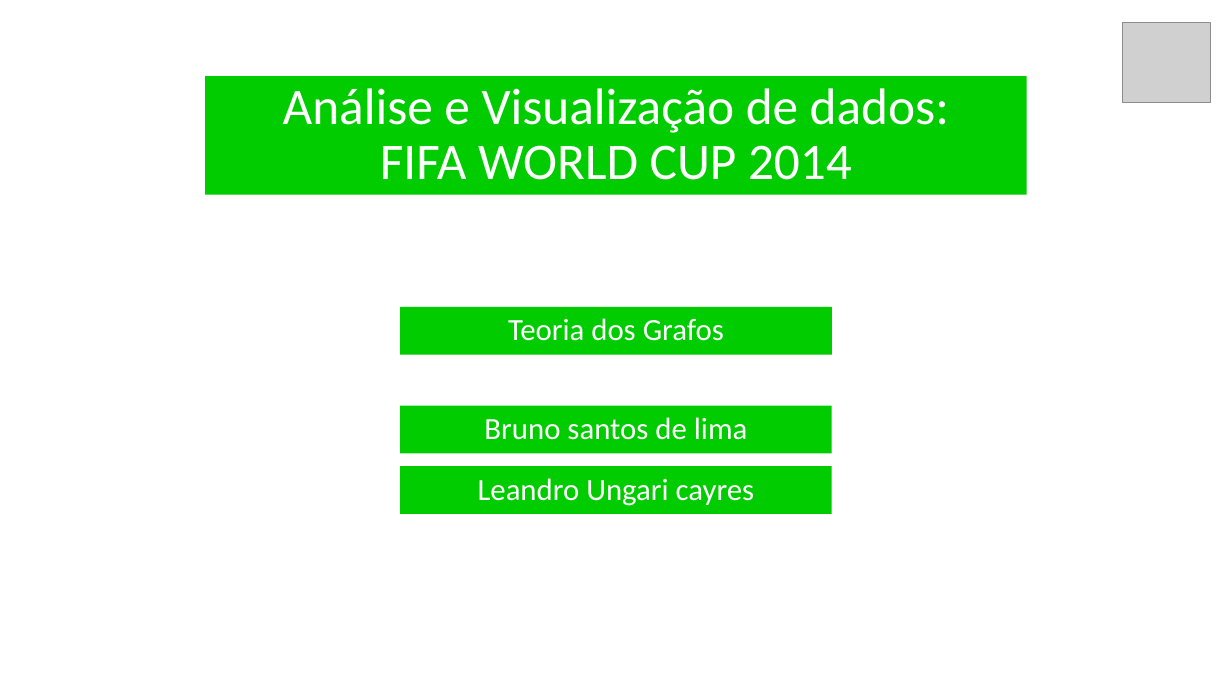
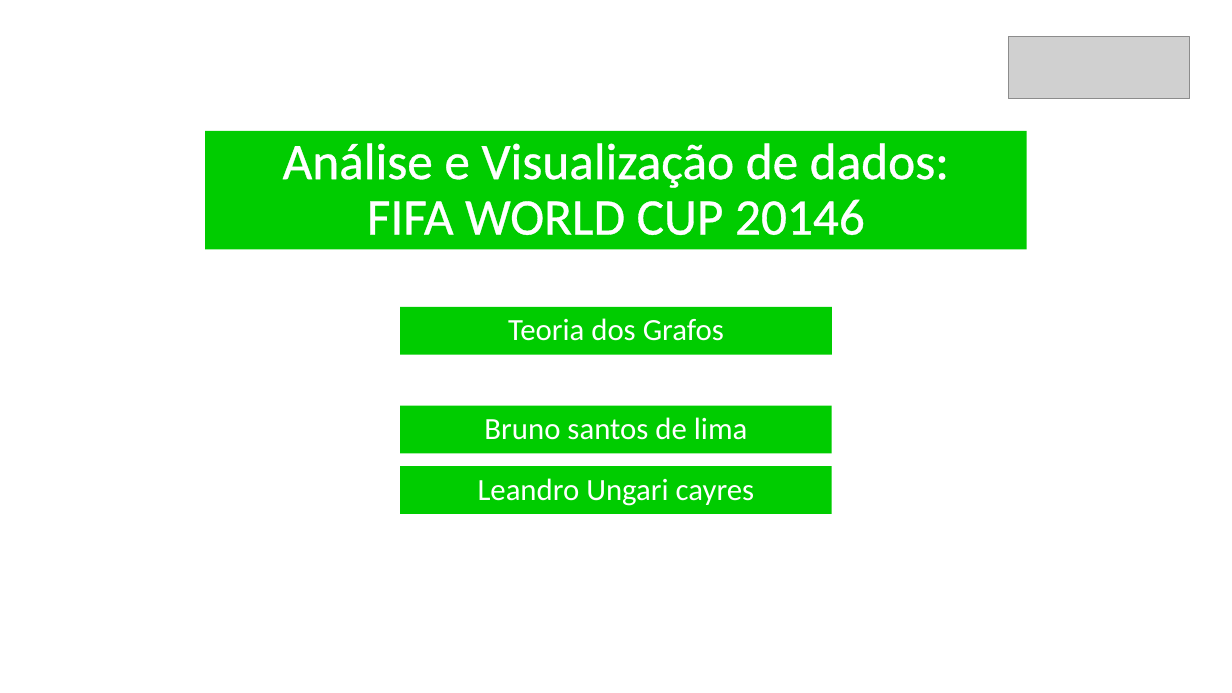
Before and after one commit to leandroungari/fctpp-grafos-sistema, a slide deck: slide 1 of apresentacao/Apresentacao.pptx. Drawn at 1232x693 pixels with LibreOffice and Linux fonts; fonts in the diff are those of the drawing; grey boxes stand for pictures. Boxes give left, top, right and bottom in pixels: in the first picture for what was removed or moved away, otherwise in the second. Text is boxed around its words. In the diff, an @@ line names an element or a change of style, - is before the commit and + after.

```diff
--- a/apresentacao/Apresentacao.pptx
+++ b/apresentacao/Apresentacao.pptx
@@ picture removed at box(1122, 23, 1211, 103) @@
@@ picture added at box(1008, 37, 1189, 99) @@
@@ rectangle "Análise e Visualização de dados: ...": place and size @@
-rectangle "Análise e Visualização de dados: ..." at box(205, 76, 1027, 194)
+rectangle "Análise e Visualização de dados: ..." at box(205, 131, 1027, 250)
@@ text in rectangle at box(283, 143, 949, 235): text changed @@
-Análise e Visualização de dados:
-FIFA WORLD CUP 2014
+Análise e Visualização de dados:
+FIFA WORLD CUP 20146
```
Also in this commit, not shown: 17 other slides changed, 1 slide added, 2 slides removed.
